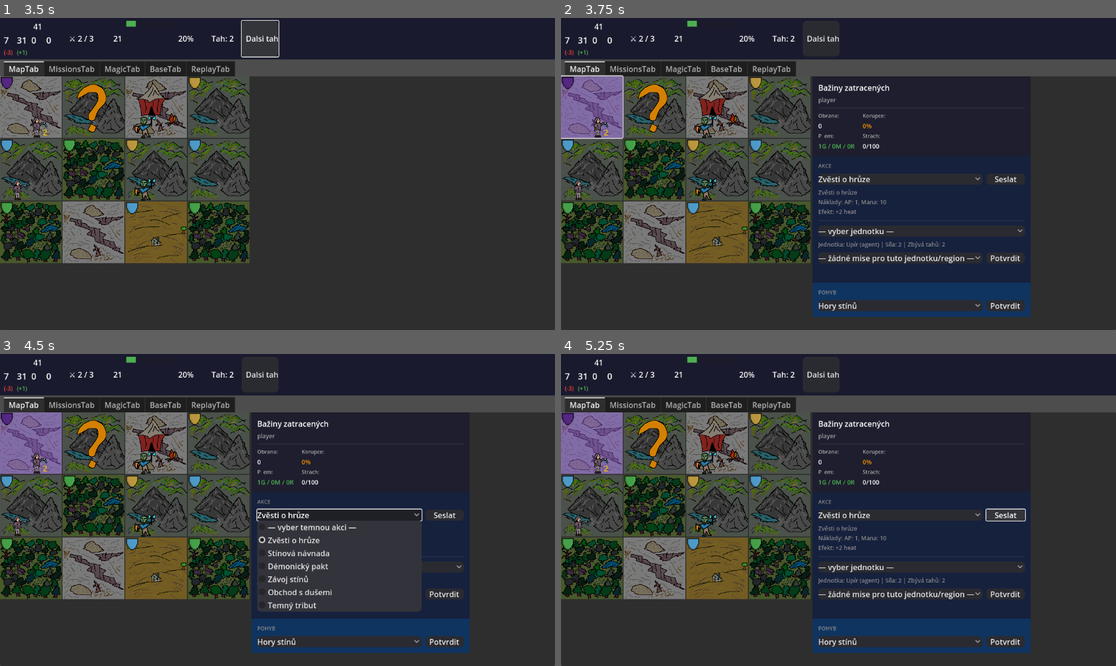
Above: before the commit, frames 1-4 (two rows, left to right).
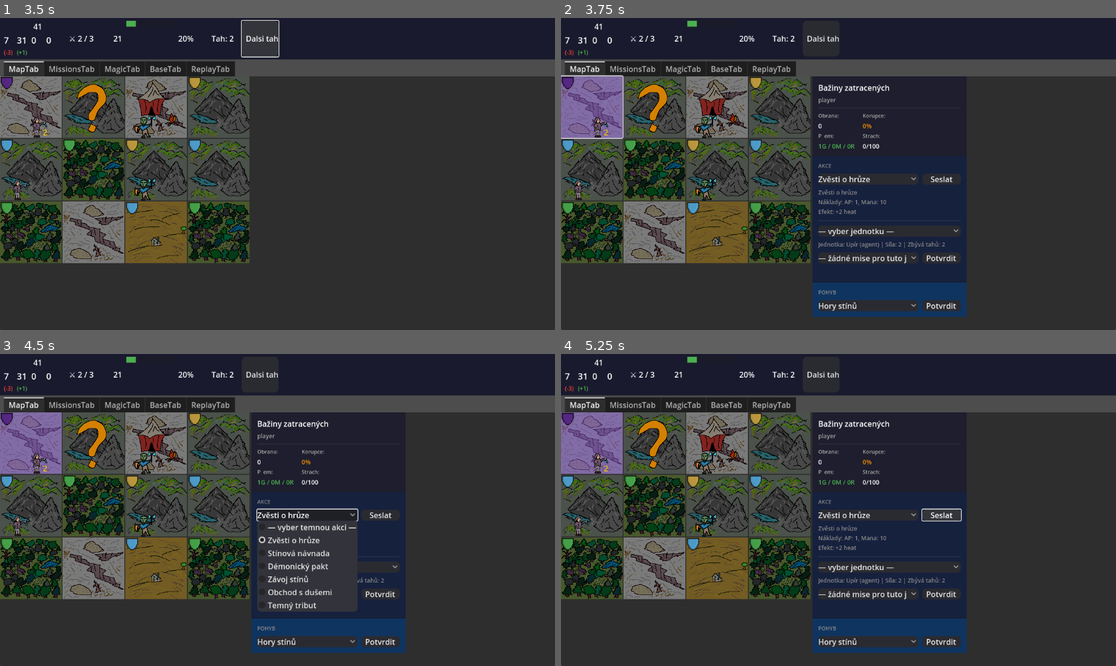
Above: after the commit, the same moments.

Repository: HannibalCZ/dark-lord
Game: Godot game, scene res://scenes/Main.tscn
Two runs of this game, one before a commit and one after it. Both use one fixed random seed, a clock stepped at 60 frames per second and the inputs below.
Inputs (mouse positions are in pixels of both pictures, inside the frame that each line leads up to):
- Up to frame 1 (3.5 s): click "Dalsi tah" at 0.5 s; click (33, 108) at 1.27 s; click "Rozumim" at 2 s; click "Dalsi tah" at 2.75 s
- Up to frame 2 (3.75 s): click (594, 108) at 3.52 s
- Up to frame 3 (4.5 s): click "Zvěsti o hrůze" at 4.25 s
- Up to frame 4 (5.25 s): click "Seslat" at 5 s

Frame 1 is identical in both runs. In frame 2, 1.5% of the frame differs, in the area x 62-85%, y 50-96%; in frame 3, 3.4%, in the area x 63-85%, y 49-96%; in frame 4, 1.6%.

Commit message:
MapTab — pevná šířka RightPanel, clip_text na OptionButtony, autowrap na Labely
Co-Authored-By: Claude Sonnet 4.6 <noreply@anthropic.com>

Diff:
--- a/scenes/ui/MapTab.tscn
+++ b/scenes/ui/MapTab.tscn
@@ -29,6 +29,7 @@
 [node name="RightPanel" type="VBoxContainer" parent="HBoxContainer"]
 custom_minimum_size = Vector2(320, 0)
 layout_mode = 2
+size_flags_horizontal = 8
 size_flags_vertical = 3
 theme_override_constants/separation = 0
 
@@ -138,6 +139,7 @@
 [node name="DarkActionPicker" type="OptionButton" parent="HBoxContainer/RightPanel/ScrollContainer/ScrollContent/ActionsSection/VBoxContainer/DarkActionRow"]
 layout_mode = 2
 size_flags_horizontal = 3
+clip_text = true
 
 [node name="DarkActionButton" type="Button" parent="HBoxContainer/RightPanel/ScrollContainer/ScrollContent/ActionsSection/VBoxContainer/DarkActionRow"]
 custom_minimum_size = Vector2(80, 0)
@@ -147,6 +149,7 @@
 [node name="DarkActionDesc" type="Label" parent="HBoxContainer/RightPanel/ScrollContainer/ScrollContent/ActionsSection/VBoxContainer"]
 custom_minimum_size = Vector2(60, 40)
 layout_mode = 2
+size_flags_horizontal = 3
 theme_override_colors/font_color = Color(0.533, 0.533, 0.533, 1)
 theme_override_font_sizes/font_size = 12
 autowrap_mode = 3
@@ -156,11 +159,15 @@
 
 [node name="UnitPicker" type="OptionButton" parent="HBoxContainer/RightPanel/ScrollContainer/ScrollContent/ActionsSection/VBoxContainer"]
 layout_mode = 2
+size_flags_horizontal = 3
+clip_text = true
 
 [node name="UnitInfo" type="Label" parent="HBoxContainer/RightPanel/ScrollContainer/ScrollContent/ActionsSection/VBoxContainer"]
 layout_mode = 2
-theme_override_colors/font_color = Color(0.533, 0.533, 0.533, 1)
-theme_override_font_sizes/font_size = 12
+size_flags_horizontal = 3
+theme_override_colors/font_color = Color(0.533, 0.533, 0.533, 1)
+theme_override_font_sizes/font_size = 12
+autowrap_mode = 3
 
 [node name="MissionRow" type="HBoxContainer" parent="HBoxContainer/RightPanel/ScrollContainer/ScrollContent/ActionsSection/VBoxContainer"]
 layout_mode = 2
@@ -169,6 +176,7 @@
 [node name="MissionPicker" type="OptionButton" parent="HBoxContainer/RightPanel/ScrollContainer/ScrollContent/ActionsSection/VBoxContainer/MissionRow"]
 layout_mode = 2
 size_flags_horizontal = 3
+clip_text = true
 
 [node name="MissionButton" type="Button" parent="HBoxContainer/RightPanel/ScrollContainer/ScrollContent/ActionsSection/VBoxContainer/MissionRow"]
 custom_minimum_size = Vector2(80, 0)
@@ -178,6 +186,7 @@
 [node name="MissionInfo" type="Label" parent="HBoxContainer/RightPanel/ScrollContainer/ScrollContent/ActionsSection/VBoxContainer"]
 custom_minimum_size = Vector2(60, 20)
 layout_mode = 2
+size_flags_horizontal = 3
 theme_override_colors/font_color = Color(0.533, 0.533, 0.533, 1)
 theme_override_font_sizes/font_size = 12
 autowrap_mode = 3
@@ -202,6 +211,7 @@
 [node name="MovePicker" type="OptionButton" parent="HBoxContainer/RightPanel/ScrollContainer/ScrollContent/MovementSection/VBoxContainer/MoveRow"]
 layout_mode = 2
 size_flags_horizontal = 3
+clip_text = true
 
 [node name="MoveButton" type="Button" parent="HBoxContainer/RightPanel/ScrollContainer/ScrollContent/MovementSection/VBoxContainer/MoveRow"]
 custom_minimum_size = Vector2(80, 0)
